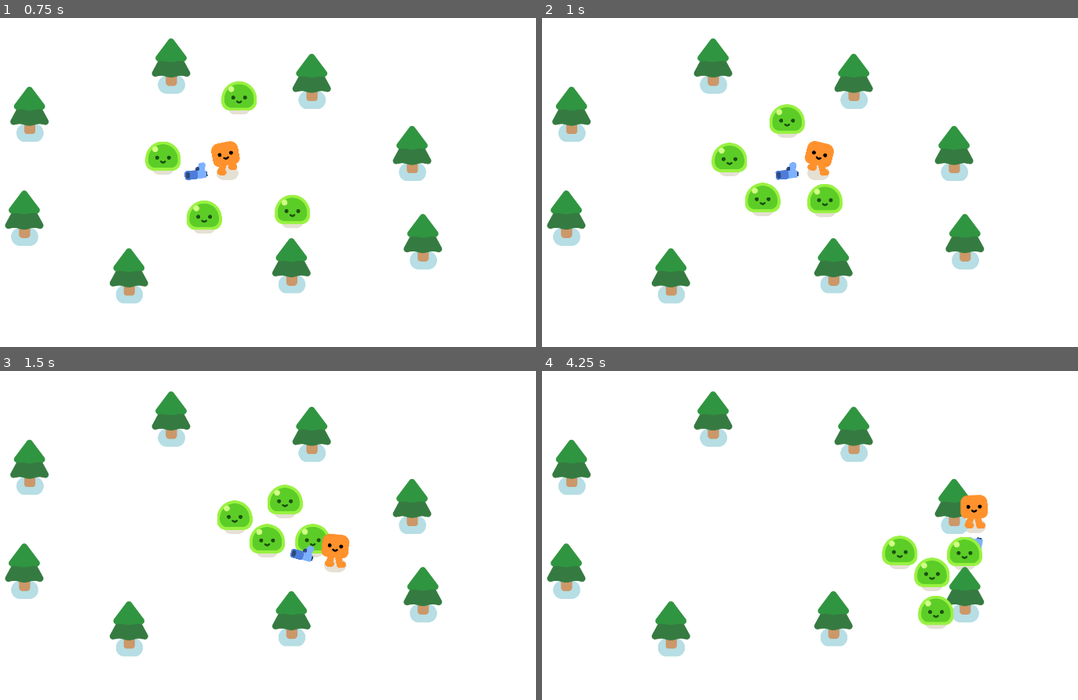
Above: before the commit, frames 1-4 (two rows, left to right).
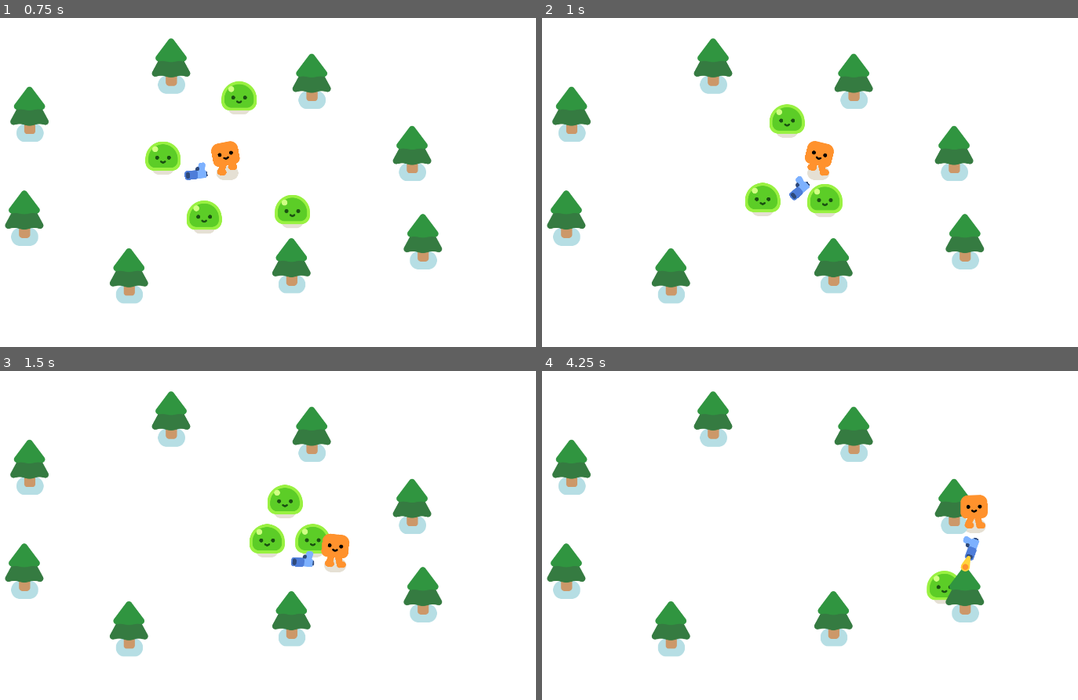
Above: after the commit, the same moments.

Repository: Q8T7/Vampire-survivor
Game: Godot game, scene res://survivors_game.tscn
Same seed, same stepped clock (60 frames per second), same inputs: the game is played once before the commit and once after it.
Inputs:
- Up to frame 1 (0.75 s): hold D (move_right) from 0.53 s (still down)
- Up to frame 2 (1 s): keep holding D (move_right)
- Up to frame 3 (1.5 s): release D (move_right) at 1.28 s; hold S (move_down) from 1.28 s (still down)
- Up to frame 4 (4.25 s): release S (move_down) at 2.03 s; hold D (move_right) 2.03-2.78 s; hold W (move_up) 2.78-3.53 s; hold A (move_left) from 3.53 s (still down)

Frame 1 is identical in both runs. In frame 2, 0.8% of the frame differs, in the area x 31-50%, y 37-56%; in frame 3, 0.7%; in frame 4, 2.3%, in the area x 63-83%, y 50-79%.

Commit message:
Creating the bullet

Diff:
--- /dev/null
+++ b/Bullet.gd
@@ -0,0 +1,20 @@
+extends Area2D
+
+var travelled_distance = 0
+
+func _physics_process(delta):
+	const SPEED = 1000
+	const RANGE = 1000
+
+	var direction = Vector2.RIGHT.rotated(rotation)
+	position += direction * SPEED * delta
+
+	travelled_distance += SPEED * delta
+	if travelled_distance > RANGE:
+		queue_free()
+
+
+func _on_body_entered(body):
+	queue_free()
+	if body.has_method("take_damage"):
+		body.take_damage()
--- /dev/null
+++ b/bullet.tscn
@@ -0,0 +1,23 @@
+[gd_scene load_steps=4 format=3 uid="uid://78m0vebo72fg"]
+
+[ext_resource type="Script" path="res://Bullet.gd" id="1_1q5oa"]
+[ext_resource type="Texture2D" uid="uid://dftkbqwsfd68r" path="res://pistol/projectile.png" id="2_0wgnt"]
+
+[sub_resource type="CircleShape2D" id="CircleShape2D_k2c3n"]
+radius = 18.0278
+
+[node name="Bullet" type="Area2D"]
+top_level = true
+rotation = 0.0139322
+collision_layer = 0
+collision_mask = 3
+script = ExtResource("1_1q5oa")
+
+[node name="Projectile" type="Sprite2D" parent="."]
+position = Vector2(-11, -1)
+texture = ExtResource("2_0wgnt")
+
+[node name="CollisionShape2D" type="CollisionShape2D" parent="."]
+shape = SubResource("CircleShape2D_k2c3n")
+
+[connection signal="body_entered" from="." to="." method="_on_body_entered"]
--- a/gun.gd
+++ b/gun.gd
@@ -6,3 +6,15 @@
 	if enemies_in_range.size() > 0:
 		var target_enemy = enemies_in_range.front()
 		look_at(target_enemy.global_position)
+
+
+func shoot():
+	const BULLET = preload("res://bullet.tscn")
+	var new_bullet = BULLET.instantiate()
+	new_bullet.global_position = %ShootingPoint.global_position
+	new_bullet.global_rotation = %ShootingPoint.global_rotation
+	%ShootingPoint.add_child(new_bullet)
+
+
+func _on_timer_timeout():
+	shoot()
--- a/gun.tscn
+++ b/gun.tscn
@@ -22,4 +22,11 @@
 texture = ExtResource("1_1e82w")
 
 [node name="ShootingPoint" type="Marker2D" parent="WeaponPivot/Pistol"]
+unique_name_in_owner = true
 position = Vector2(26, -10)
+
+[node name="Timer" type="Timer" parent="."]
+wait_time = 0.3
+autostart = true
+
+[connection signal="timeout" from="Timer" to="." method="_on_timer_timeout"]
--- a/mob.gd
+++ b/mob.gd
@@ -1,5 +1,6 @@
 extends CharacterBody2D
 
+var health = 3
 
 @onready var player = get_node("/root/Game/Player")
 
@@ -8,3 +9,10 @@
 	var direction = global_position.direction_to(player.global_position)
 	velocity = direction * 300.0
 	move_and_slide()
+
+
+func take_damage():
+	health -= 1
+
+	if health == 0:
+		queue_free()
